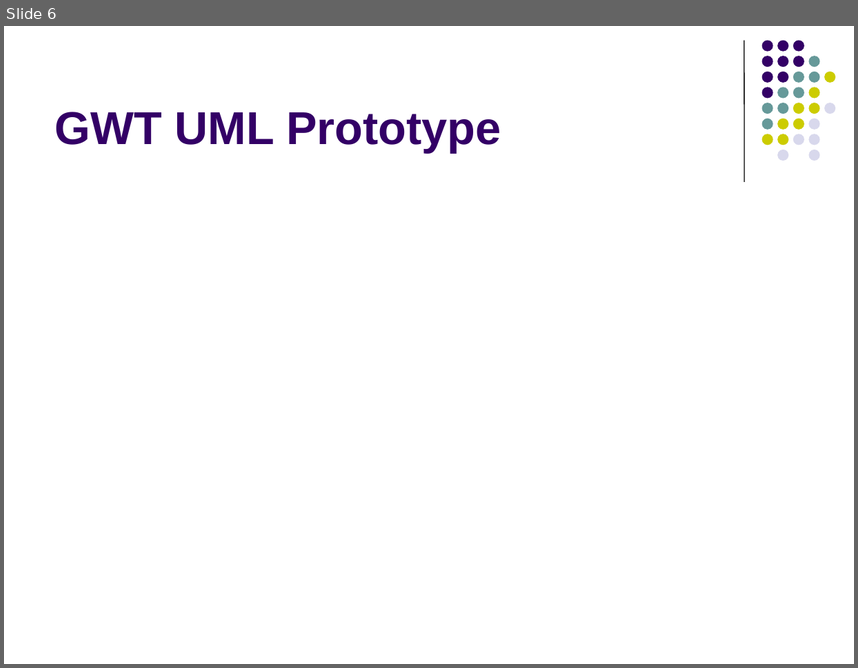
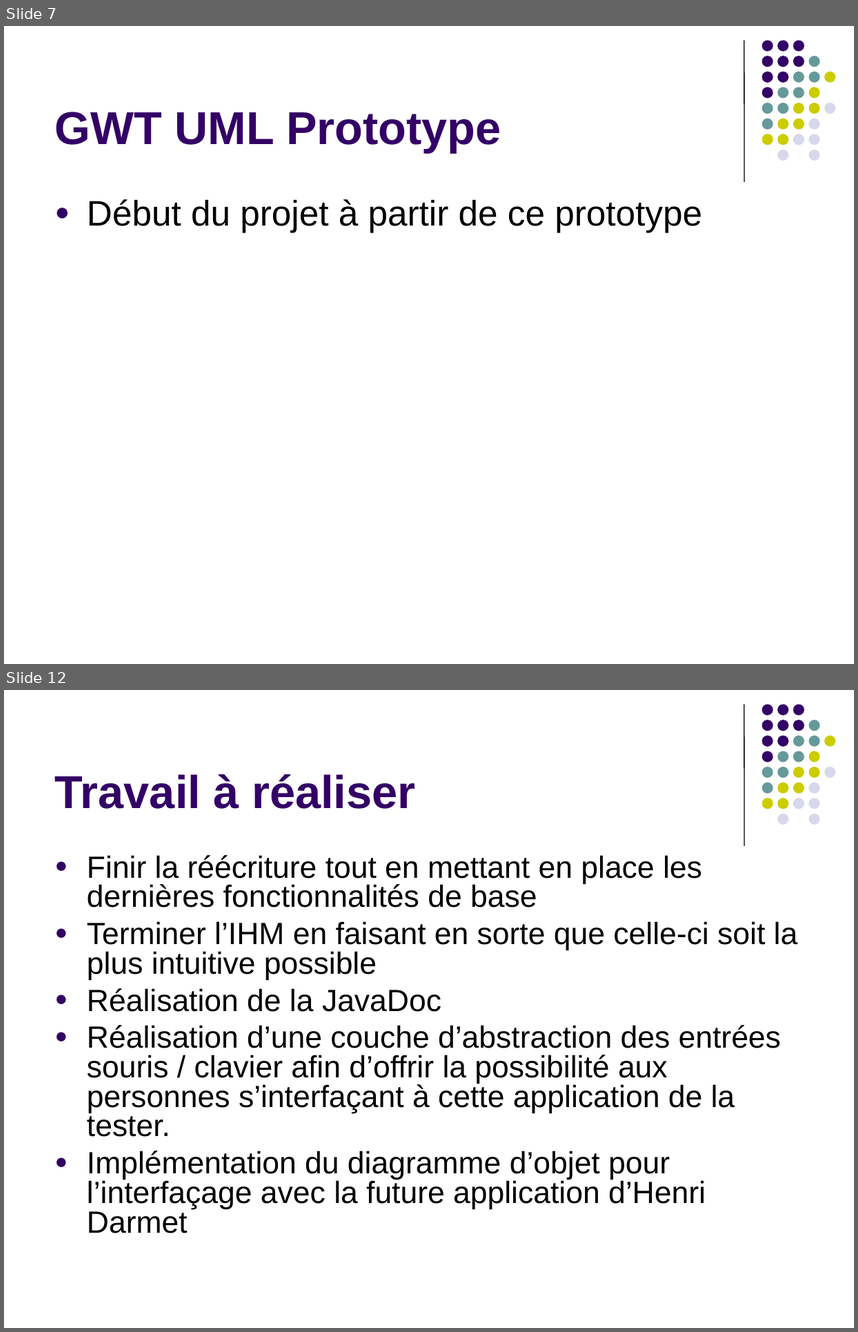
Before and after one commit to raphaelbrugier/gwtuml, a slide deck: wiki/PresentationSoutenanceMiParcours.ppt. Shown one above the other, each under a label of ours: slide 6 before the commit, slides 7 and 12 after it; the slides between them are not shown. The pictures are 858x668 and 858x1332 pixels, drawn with LibreOffice and Linux fonts; fonts in the diff are those of the drawing. Boxes give left, top, right and bottom in pixels: in the first picture for what was removed or moved away, otherwise in the second. Text is boxed around its words. In the diff, an @@ line names an element or a change of style, - is before the commit and + after.

```diff
--- a/wiki/PresentationSoutenanceMiParcours.ppt
+++ b/wiki/PresentationSoutenanceMiParcours.ppt
@@ slide 12 added at [4, 690, 854, 1328], background #FFFFFF; not listed: 32 template elements that a slide beside it also shows @@
@@ title added at [55, 774, 415, 809], 39 pt, text #330066, bold @@
+Travail à réaliser
@@ text added at [87, 855, 798, 1233], 26 pt, text #000000 @@
+● Finir la réécriture tout en mettant en place les dernières fonctionnalités de base
+● Terminer l’IHM en faisant en sorte que celle-ci soit la plus intuitive possible
+● Réalisation de la JavaDoc
+● Réalisation d’une couche d’abstraction des entrées souris / clavier afin d’offrir la possibilité aux personnes s’interfaçant à cette application de la tester.
+● Implémentation du diagramme d’objet pour l’interfaçage avec la future application d’Henri Darmet
@@ what was slide 6 is now slide 7 @@
@@ slide 7 changed as well @@
@@ text added at [87, 199, 702, 232], 30 pt, text #000000 @@
+● Début du projet à partir de ce prototype
```
Also in this commit, not shown: 1 other slide changed, 12 other slides added, 7 slides removed, 1 other file.
